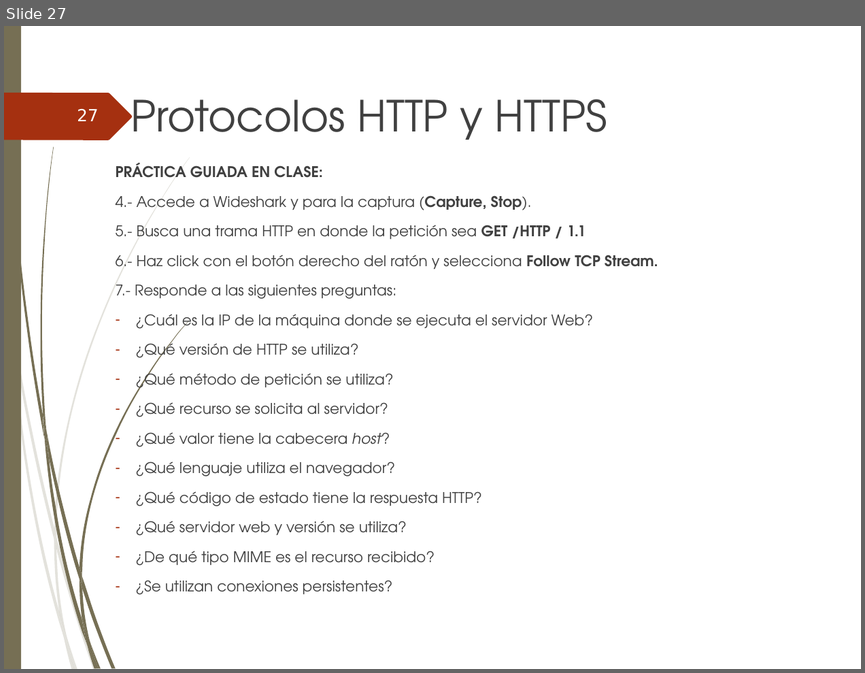
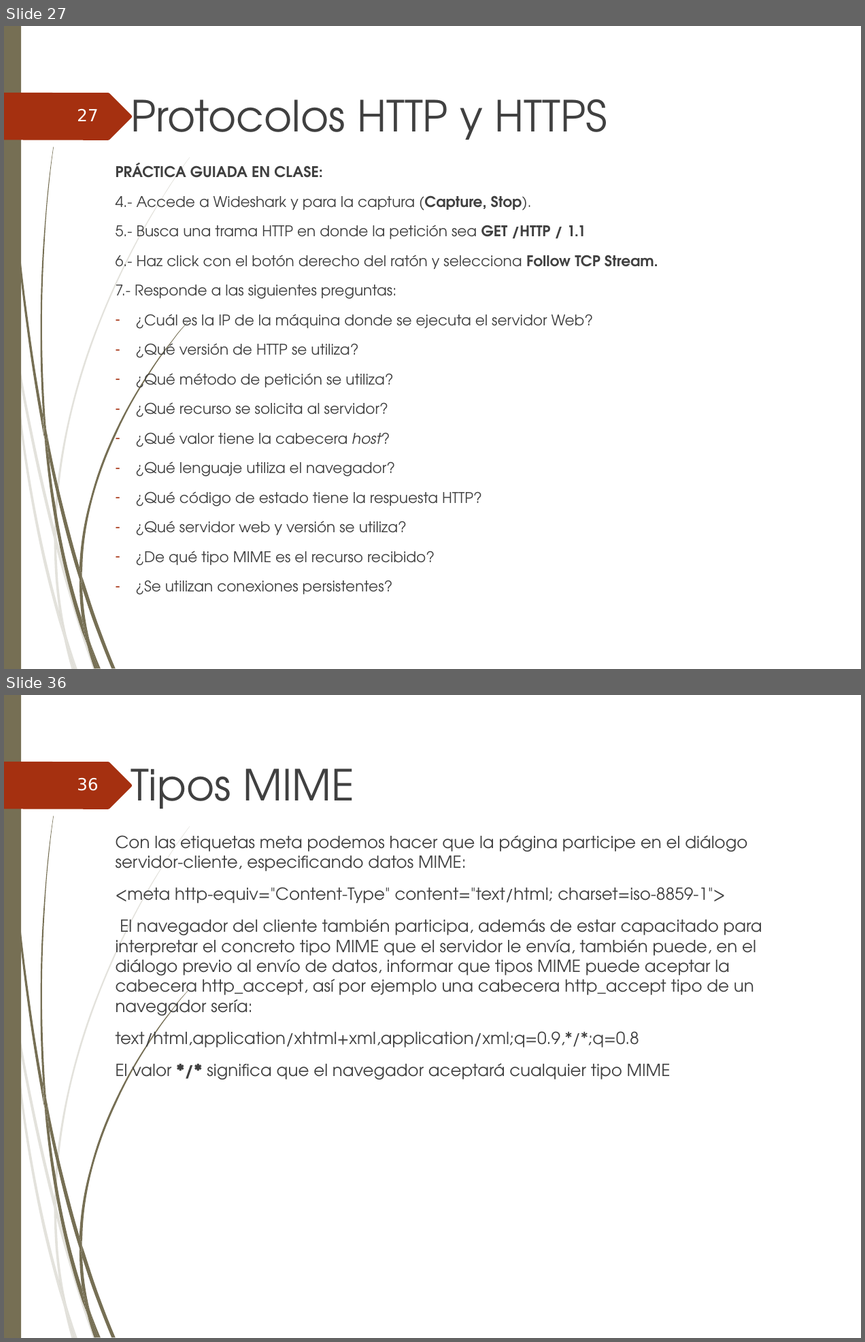
Before and after one commit to ammDAW/daw, a slide deck: 2_DAW/DAW - Beatriz/Unidad2/UT2_Administracion de servidores web.ppt. Shown one above the other, each under a label of ours: slide 27 before the commit, slides 27 and 36 after it; the slides between them are not shown. The pictures are 865x673 and 865x1342 pixels, drawn with LibreOffice and Linux fonts; fonts in the diff are those of the drawing; background and template pictures are left out. Boxes give left, top, right and bottom in pixels: in the first picture for what was removed or moved away, otherwise in the second. Text is boxed around its words. In the diff, an @@ line names an element or a change of style, - is before the commit and + after.

```diff
--- a/2_DAW/DAW - Beatriz/Unidad2/UT2_Administracion de servidores web.ppt
+++ b/2_DAW/DAW - Beatriz/Unidad2/UT2_Administracion de servidores web.ppt
@@ slide 36 added at (4, 695, 861, 1338), background picture (left out); not listed: 24 template elements that a slide beside it also shows @@
@@ title added at (130, 768, 355, 809), 36 pt, text #404040 @@
+Tipos MIME
@@ page number added at (77, 778, 98, 791), 14 pt, text #FEFFFF @@
+36
@@ text added at (116, 835, 762, 1083), 14 pt, text #404040 @@
+Con las etiquetas meta podemos hacer que la página participe en el diálogo servidor-cliente, especificando datos MIME:
+<meta http-equiv="Content-Type" content="text/html; charset=iso-8859-1">
+El navegador del cliente también participa, además de estar capacitado para interpretar el concreto tipo MIME que el servidor le envía, también puede, en el diálogo previo al envío de datos, informar que tipos MIME puede aceptar la cabecera http_accept, así por ejemplo una cabecera http_accept tipo de un navegador sería:
+text/html,application/xhtml+xml,application/xml;q=0.9,*/*;q=0.8
+El valor */* significa que el navegador aceptará cualquier tipo MIME
```
Also in this commit, not shown: 2 slides changed, 10 other slides added, 2 other files.
